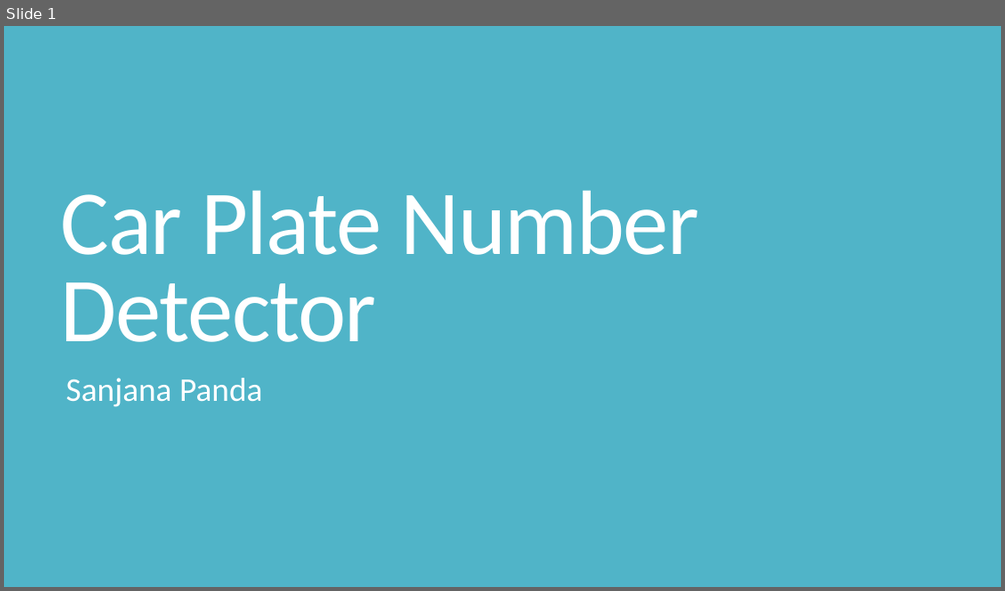
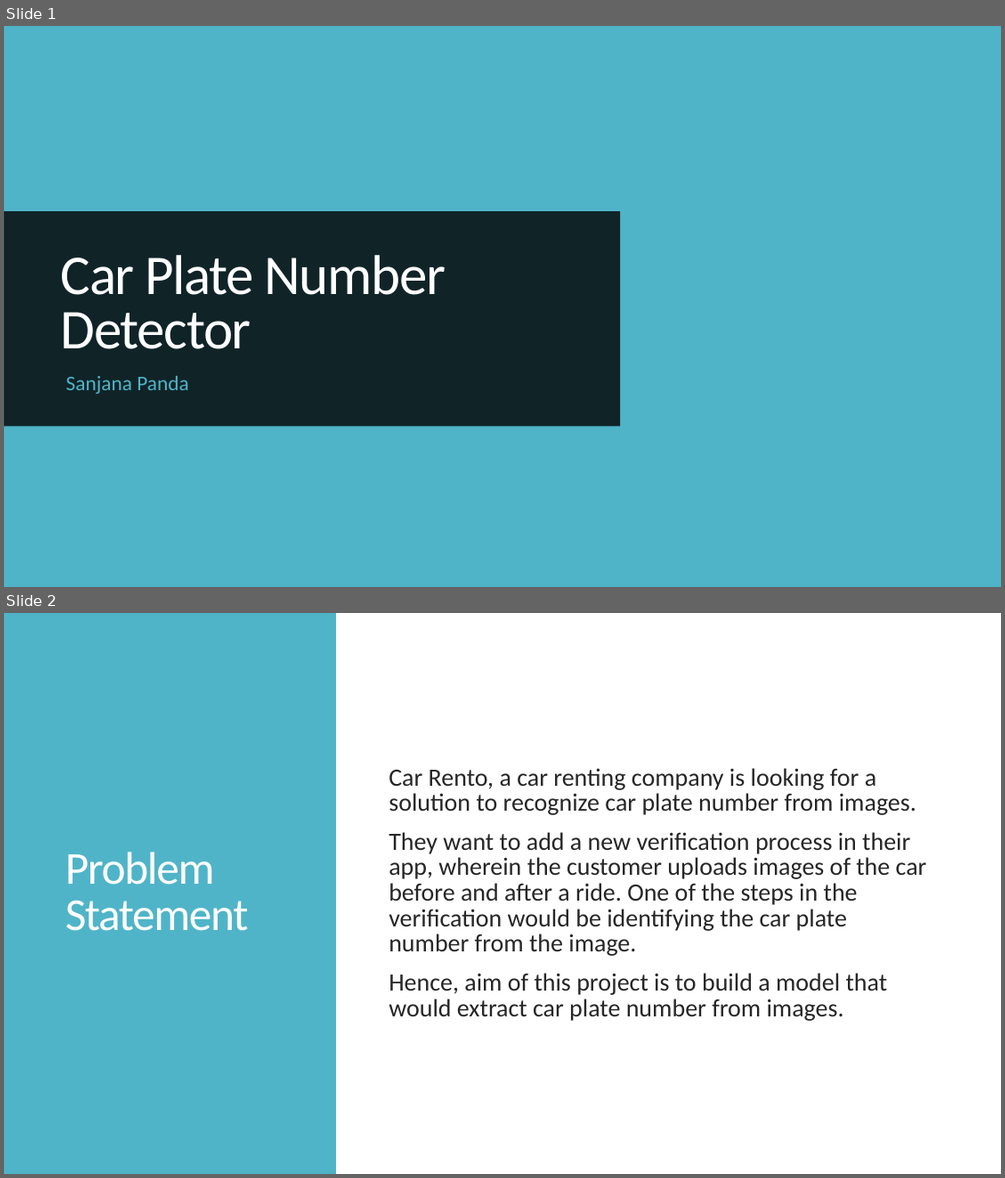
Before and after one commit to SanjaPanda/car-plate-detector, a slide deck: Car Plate Number Detector.pptx. Shown one above the other, each under a label of ours: slide 1 before the commit, slides 1 and 2 after it. The pictures are 1005x591 and 1005x1178 pixels, drawn with LibreOffice and Linux fonts; fonts in the diff are those of the drawing; background and template pictures are left out. Boxes give left, top, right and bottom in pixels: in the first picture for what was removed or moved away, otherwise in the second. Text is boxed around its words. In the diff, an @@ line names an element or a change of style, - is before the commit and + after.

```diff
--- a/Car Plate Number Detector.pptx
+++ b/Car Plate Number Detector.pptx
@@ slide 2 added at [4, 613, 1001, 1174], background #FFFFFF @@
@@ rectangle added at [4, 613, 336, 1174], fill #50B4C8 @@
@@ text added at [388, 768, 927, 1021], 24 pt, text #262626 @@
+Car Rento, a car renting company is looking for a solution to recognize car plate number from images.
+They want to add a new verification process in their app, wherein the customer uploads images of the car before and after a ride. One of the steps in the verification would be identifying the car plate number from the image.
+Hence, aim of this project is to build a model that would extract car plate number from images.
@@ title added at [65, 852, 249, 931], 44 pt, text #FFFFFF @@
+Problem Statement
@@ slide 1 changed as well @@
@@ background #50B4C8 to picture (left out) @@
@@ rectangle added at [4, 26, 1001, 587], fill #50B4C8 @@
@@ rectangle added at [4, 211, 620, 426], fill #000000 at 80% opacity @@
@@ title "Car Plate Number Detector": place and size @@
-title "Car Plate Number Detector" at [61, 190, 699, 342]
+title "Car Plate Number Detector" at [61, 255, 446, 349]
@@ title "Car Plate Number Detector" at [61, 255, 446, 349]: size 88 to 54 pt @@
@@ subtitle "Sanjana Panda" at [66, 376, 188, 394]: size 32 to 20 pt, text colour #FFFFFF to #50B4C8 @@
```
Also in this commit, not shown: 2 other slides changed, 2 other slides added, 2 slides removed, 1 other file.
